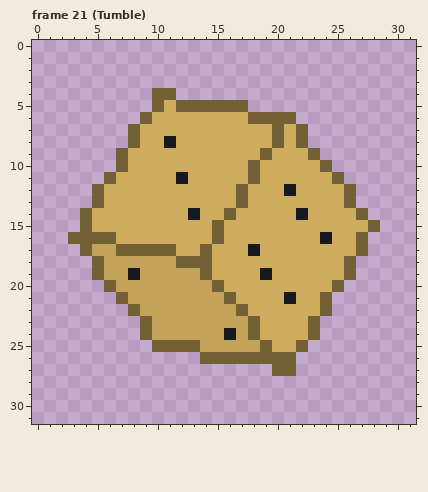
Two states of a pixel-art file, assets/source/aseprite/rolls/golden_d6.aseprite. This is how it looked before the edit.
32x32 pixels, 24 frames. Colours within 5 levels of each other are drawn and written as one. Shown: frame 21 (Tumble). The commit also changed other frames, which this record leaves out.
Now the later version:
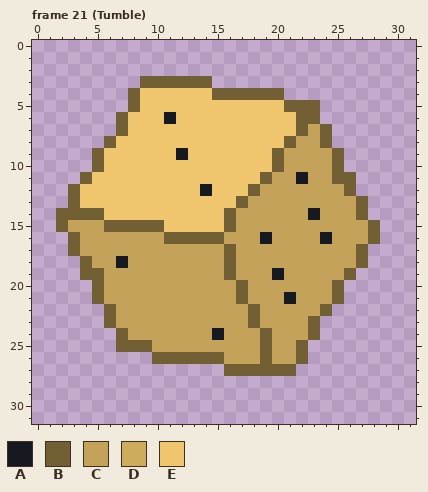
Palette (. is transparent): A #171921  B #725f34  C #c4a259  D #cfab5e  E #efc66d
The edit:
Changed rows in their new state; - is an unchanged pixel.
Frame 21 (Tumble):
first column x 2:
 3 -------BBBBBB--------------
 4 ------BEEEEEEBBBBBB--------
 5 ------BEEEEEEEEEEEEBBB-----
 6 -----BEEEAEEEEEEEEEEBB-----
 7 -----BEEEEEEEEEEEEEE-CB----
 8 ----BEEEEEEEEEEEEEEBCCB----
 9 ---BEEEEEEAEEEEEEEBCCCCB---
10 ---BEEEEEEEEEEEEEEBCCCCB---
11 --BEEEEEEEEEEEEEEBCCACC-B--
12 -BEEEEEEEEEEAEEEBCCCCCCC---
13 -BEEEEEEEEEEEEE-CCCCCCCCCB-
14 BB-BEEEEEEEEEE-CCCCCCACCC--
15 BCCCBBBBBEEEEEBCCCCCCCCCCC-
16 --CCCCCCCBBBB-CCCACCCC-CCCB
17 -BC--CCCCCCCCCBCCCCCCCCCC--
18 --BC-A----CCCCBCCCCCCCCCCB-
19 --B---C-----CCBCCCACCCCC---
20 ---BC--------CCBCCCCCCC----
21 ---BCC--------CBCCC-CCCB---
22 ----BCC--------CBCCCCC-----
23 ----BCCC---------CCCC------
24 -----BCC-----AC-CBCCC------
25 -----BBBCCCC------CC-------
26 --------BBBB--CCC-CCB------
27 --------------BBBB---------
